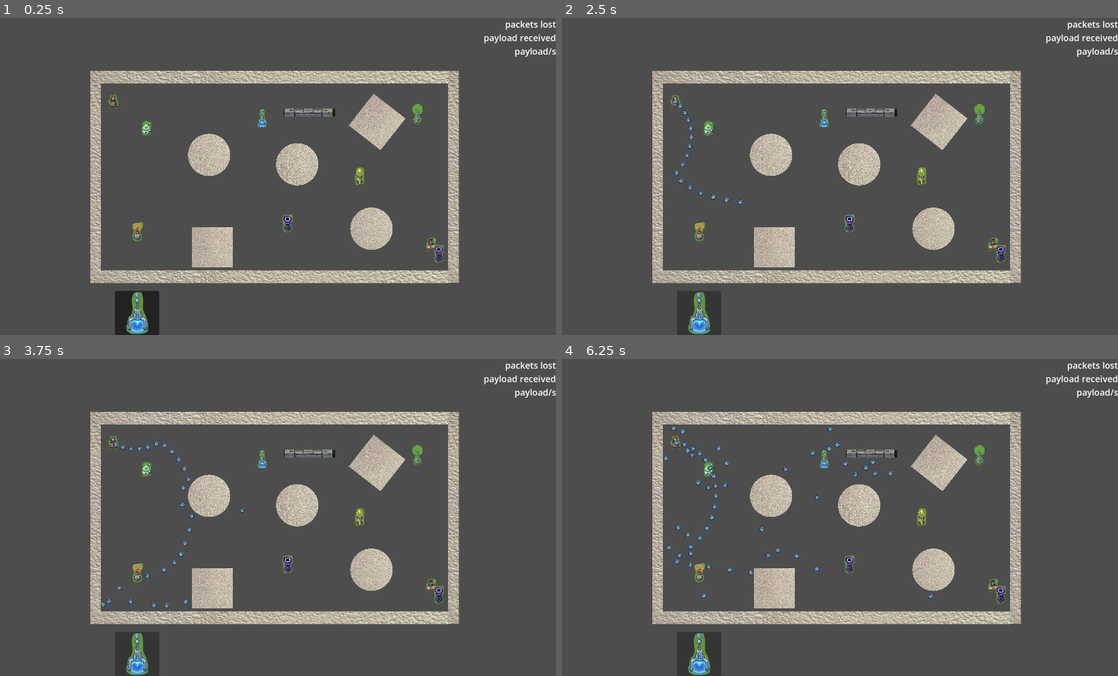
Above: before the commit, frames 1-4 (two rows, left to right).
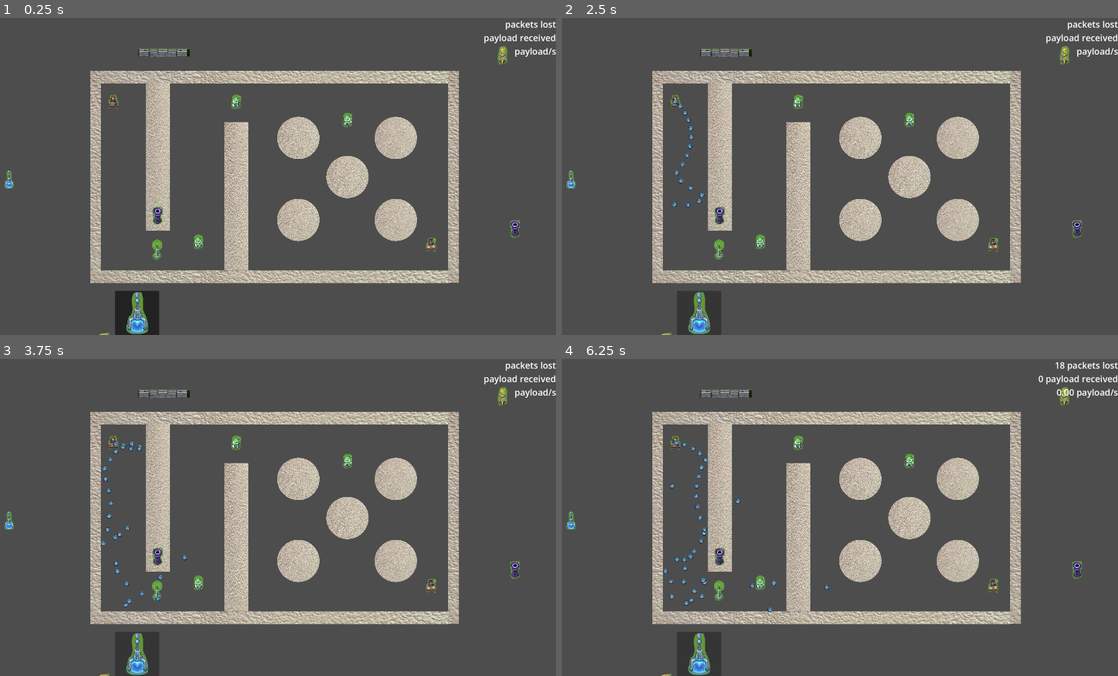
Above: after the commit, the same moments.

Repository: ryupold/ld59
Game: Godot game, scene res://scenes/test_sender.tscn
The game is run twice, just before and just after one commit, with the same random seed, the same clock (stepped at 60 frames per second) and the same inputs. The engine's default icon, where the game draws it, is replaced by a stand-in: a white triangle on a blue panel in a dark square.
Inputs (mouse positions are in pixels of both pictures, inside the frame that each line leads up to):
- Up to frame 1 (0.25 s): no input
- Up to frame 2 (2.5 s): click (701, 312) at 0.5 s; click (701, 312) at 1.25 s; click (701, 312) at 2 s
- Up to frame 3 (3.75 s): no input
- Up to frame 4 (6.25 s): no input

The runs differ from the first frame. In frame 1, 12% of the frame differs, in the area x 0-94%, y 8-100%; in frame 2, 12%; in frame 3, 12%; in frame 4, 13%, in the area x 0-100%, y 0-100%.

Commit message:
rearrange test scene

Diff:
--- a/ld59-game/scenes/test_sender.tscn
+++ b/ld59-game/scenes/test_sender.tscn
@@ -16,7 +16,32 @@
 
 [node name="TestSender" type="Node2D" unique_id=324347188]
 
+[node name="HUD" parent="." unique_id=114495 instance=ExtResource("9_e8af8")]
+
 [node name="Walls" parent="." unique_id=903204524 instance=ExtResource("1_kr4f8")]
+
+[node name="CircleWall" parent="." unique_id=1578220329 instance=ExtResource("12_01axi")]
+position = Vector2(3774, 850)
+
+[node name="CircleWall2" parent="." unique_id=2100137696 instance=ExtResource("12_01axi")]
+position = Vector2(2568, 850)
+
+[node name="CircleWall3" parent="." unique_id=683311242 instance=ExtResource("12_01axi")]
+position = Vector2(2568, 1865)
+
+[node name="CircleWall4" parent="." unique_id=1808495015 instance=ExtResource("12_01axi")]
+position = Vector2(3774, 1865)
+
+[node name="CircleWall5" parent="." unique_id=202961288 instance=ExtResource("12_01axi")]
+position = Vector2(3176, 1333)
+
+[node name="RectangleWall" parent="." unique_id=369208461 instance=ExtResource("13_7vrsr")]
+position = Vector2(830.99994, 1082)
+scale = Vector2(0.59383804, 3.6685872)
+
+[node name="RectangleWall2" parent="." unique_id=2035977692 instance=ExtResource("13_7vrsr")]
+position = Vector2(1799, 1568)
+scale = Vector2(0.59383804, 3.6685872)
 
 [node name="Sender" parent="." unique_id=1211801374 node_paths=PackedStringArray("packetParent") instance=ExtResource("2_mv1ug")]
 position = Vector2(277.5947, 400.97012)
@@ -32,43 +57,31 @@
 zoom = Vector2(0.275, 0.275)
 
 [node name="PayloadTower" parent="." unique_id=633791007 instance=ExtResource("6_vvhqw")]
-position = Vector2(3326, 1322)
+position = Vector2(5093, -175)
 
 [node name="RelayTower" parent="." unique_id=439358955 instance=ExtResource("7_6djag")]
-position = Vector2(690, 730)
+position = Vector2(1331, 2137)
+
+[node name="RelayTower2" parent="." unique_id=1233834996 instance=ExtResource("7_6djag")]
+position = Vector2(1800, 403)
+
+[node name="RelayTower3" parent="." unique_id=1360433302 instance=ExtResource("7_6djag")]
+position = Vector2(3177, 627)
 
 [node name="SpeedTower" parent="." unique_id=249907336 instance=ExtResource("8_p2e67")]
-position = Vector2(4042, 552)
+position = Vector2(822, 2232)
 
-[node name="AntiGravityTower" parent="." unique_id=1233834996 instance=ExtResource("4_kr4f8")]
-position = Vector2(581, 2012)
+[node name="AntiGravityTower" parent="." unique_id=1491066619 instance=ExtResource("4_kr4f8")]
+position = Vector2(166, 3380)
 
 [node name="GravityTower" parent="." unique_id=1604658526 instance=ExtResource("3_awagt")]
-position = Vector2(4305, 2284)
+position = Vector2(5248, 1977)
 
 [node name="GravityTower2" parent="." unique_id=1863822030 instance=ExtResource("3_awagt")]
-position = Vector2(2434, 1908)
+position = Vector2(827, 1812)
+
+[node name="SlowTower" parent="." unique_id=1106743518 instance=ExtResource("10_7aqdj")]
+position = Vector2(-1012, 1364)
 
 [node name="WallTower" parent="." unique_id=1813750863 instance=ExtResource("5_nivf7")]
-position = Vector2(2706, 533)
-
-[node name="SlowTower" parent="." unique_id=1106743518 instance=ExtResource("10_7aqdj")]
-position = Vector2(2119, 606)
-
-[node name="HUD" parent="." unique_id=114495 instance=ExtResource("9_e8af8")]
-
-[node name="CircleWall" parent="." unique_id=1578220329 instance=ExtResource("12_01axi")]
-position = Vector2(1464, 1060)
-
-[node name="CircleWall2" parent="." unique_id=622481497 instance=ExtResource("12_01axi")]
-position = Vector2(2554, 1176)
-
-[node name="CircleWall3" parent="." unique_id=632079239 instance=ExtResource("12_01axi")]
-position = Vector2(3473, 1974)
-
-[node name="RectangleWall" parent="." unique_id=369208461 instance=ExtResource("13_7vrsr")]
-position = Vector2(1504, 2203)
-
-[node name="RectangleWall2" parent="." unique_id=1894168064 instance=ExtResource("13_7vrsr")]
-position = Vector2(3542, 651)
-rotation = 0.6655539
+position = Vector2(907.0001, -206.99994)
